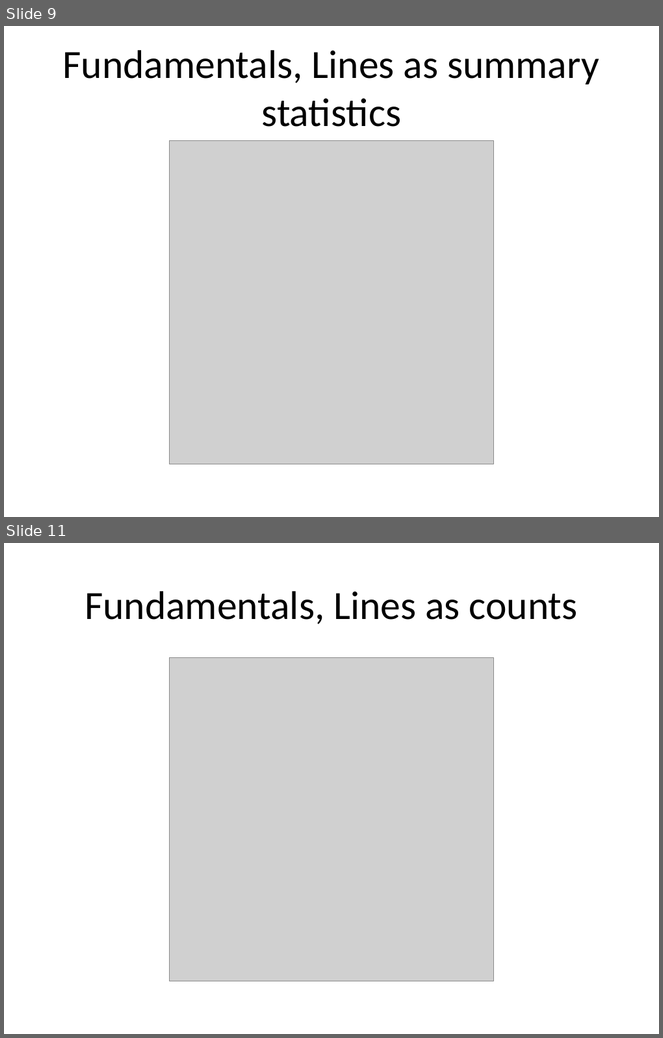
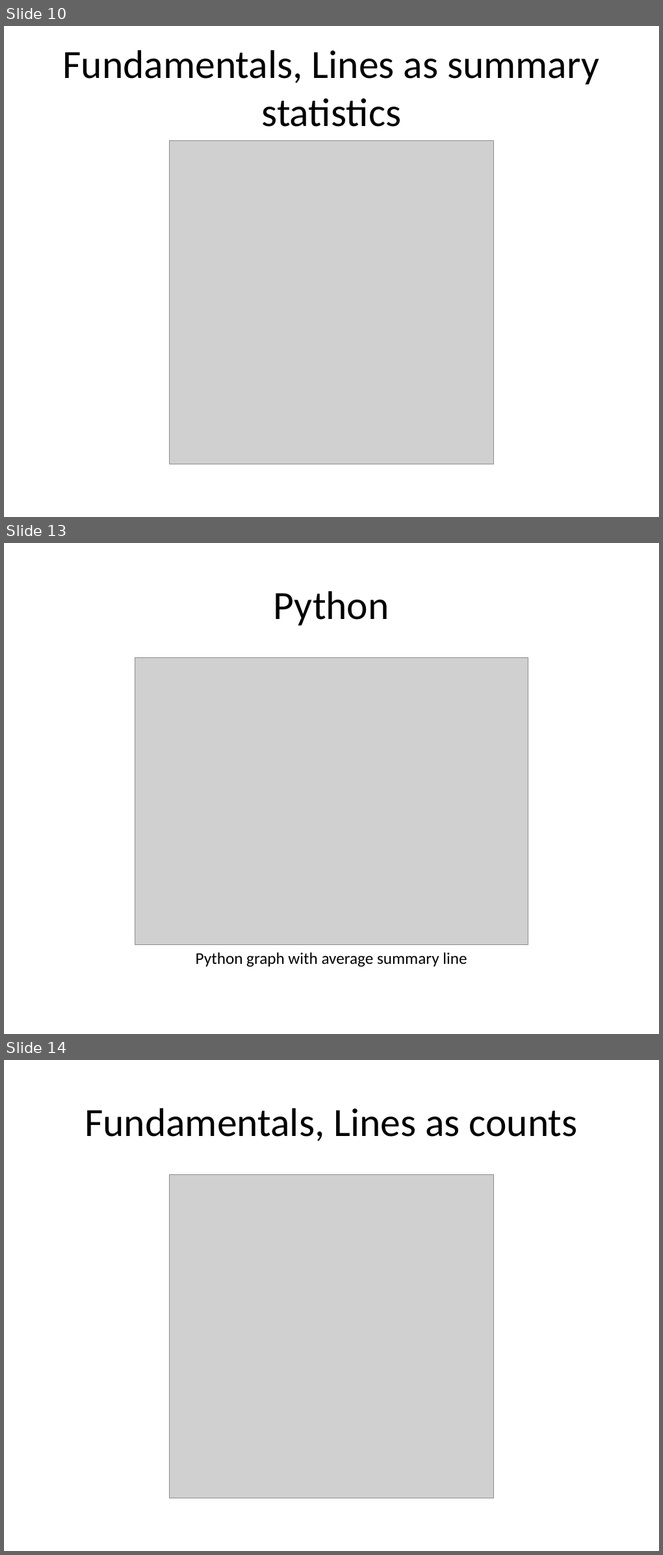
Before and after one commit to pmean/data-visualization, a slide deck: data-viz-03/component/fundamentals.pptx. Shown one above the other, each under a label of ours: slides 9 and 11 before the commit, slides 10, 13 and 14 after it; the slides between them are not shown. The pictures are 663x1038 and 663x1555 pixels, drawn with LibreOffice and Linux fonts; fonts in the diff are those of the drawing; grey boxes stand for pictures. Boxes give left, top, right and bottom in pixels: in the first picture for what was removed or moved away, otherwise in the second. Text is boxed around its words. In the diff, an @@ line names an element or a change of style, - is before the commit and + after.

Commit message:
Added Python and Tableau to data-viz-03 fundamentals

```diff
--- a/data-viz-03/component/fundamentals.pptx
+++ b/data-viz-03/component/fundamentals.pptx
@@ slide 13 added at [4, 543, 659, 1034], background #FFFFFF @@
@@ title added at [274, 591, 389, 626], 44 pt, text #000000 @@
+Python
@@ picture added at [135, 657, 528, 945] @@
@@ text added at [196, 953, 467, 967], 18 pt, text #000000 @@
+Python graph with average summary line
@@ what was slide 9 is now slide 10 @@
@@ what was slide 11 is now slide 14 @@
```
Also in this commit, not shown: 2 other slides added, 23 other files.
